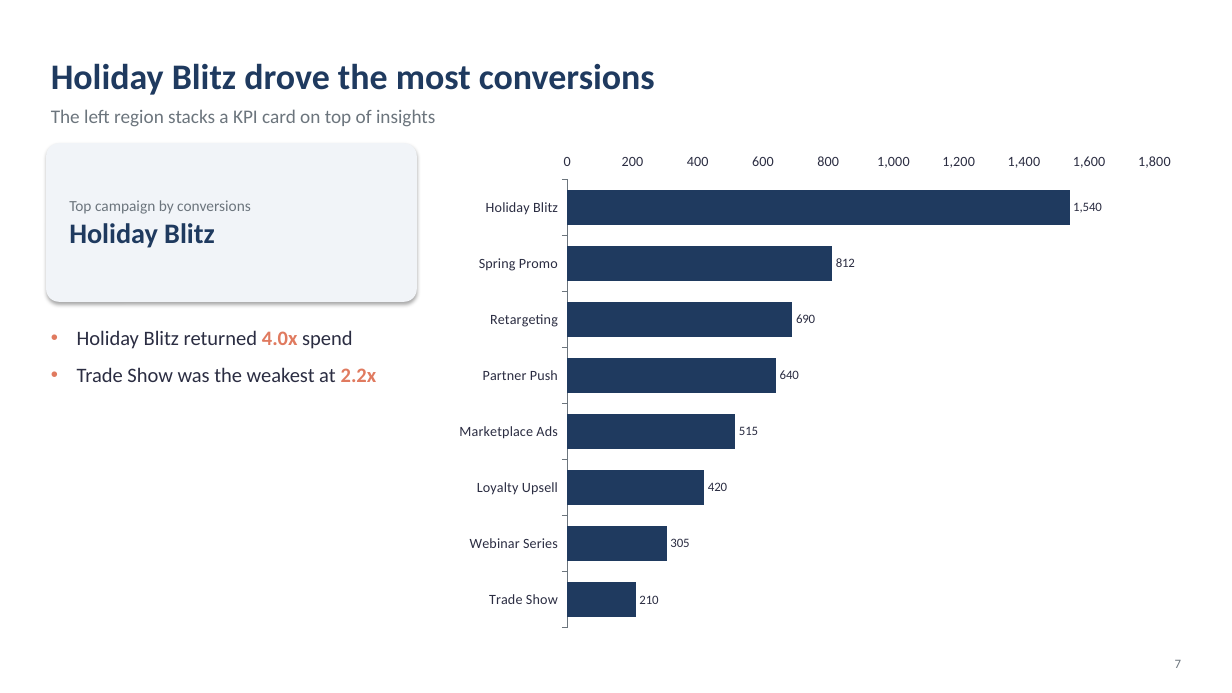
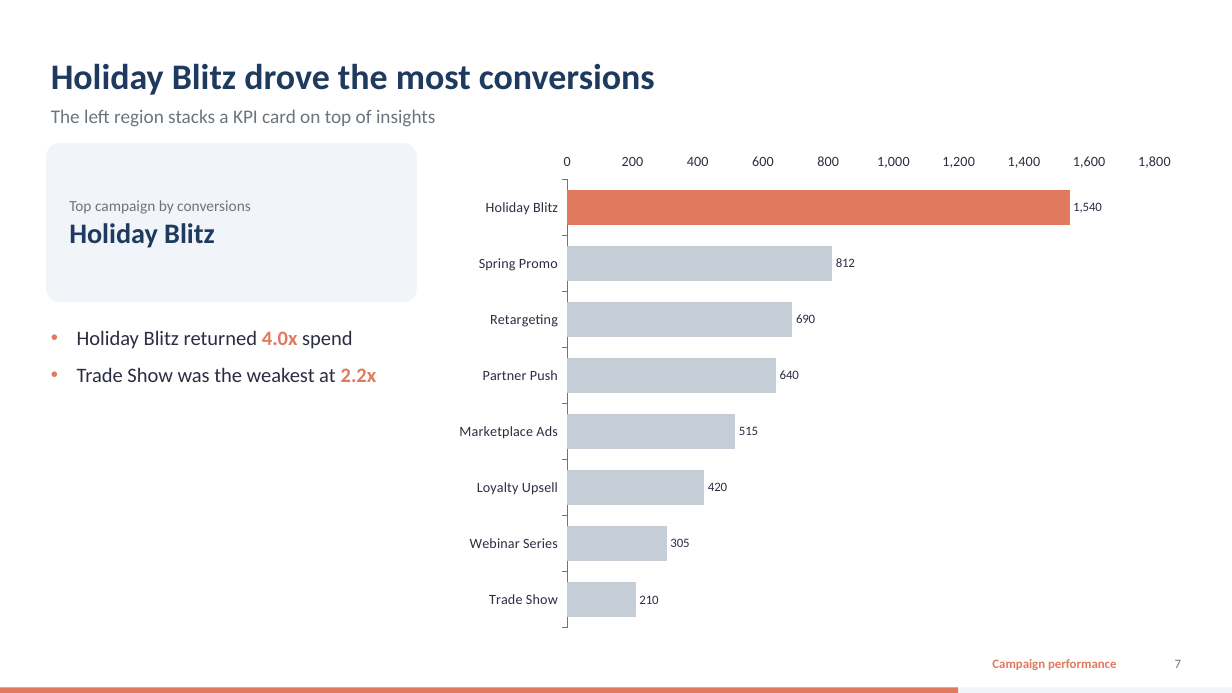
Before and after one commit to FrocketGaming/PPT_DEMO, a slide deck: slide 7 of out/demo.pptx. Drawn at 1232x693 pixels with LibreOffice and Linux fonts; fonts in the diff are those of the drawing. Boxes give left, top, right and bottom in pixels: in the first picture for what was removed or moved away, otherwise in the second. Text is boxed around its words. In the diff, an @@ line names an element or a change of style, - is before the commit and + after.

```diff
--- a/out/demo.pptx
+++ b/out/demo.pptx
@@ rounded rectangle at <box>46,143,417,302</box>: shadow off; proportions changed @@
@@ bar chart at <box>445,143,1186,638</box> @@
@@ colours of single points changed @@
@@ text added at <box>992,659,1116,670</box>, 10 pt, text #E07A5F, bold @@
+Campaign performance
@@ rectangle added at <box>0,688,1232,693</box>, fill #F1F4F8 @@
@@ rectangle added at <box>0,688,958,693</box>, fill #E07A5F @@
```
Also in this commit, not shown: 8 other slides changed, 9 other files.
